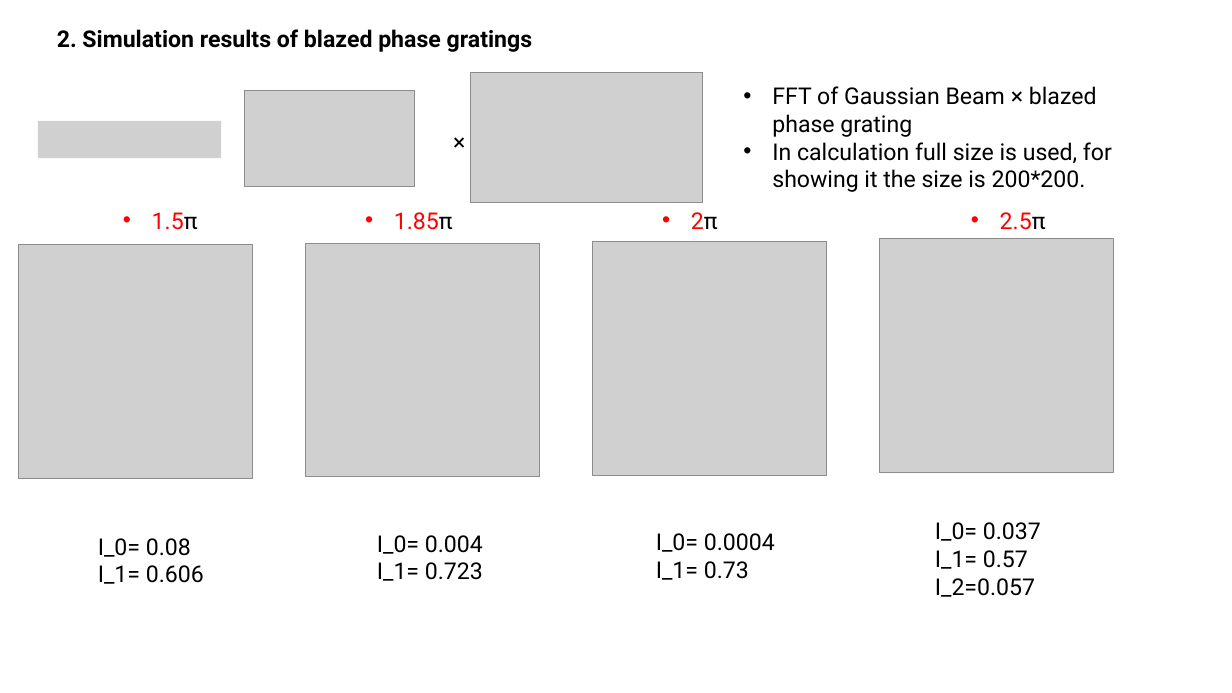
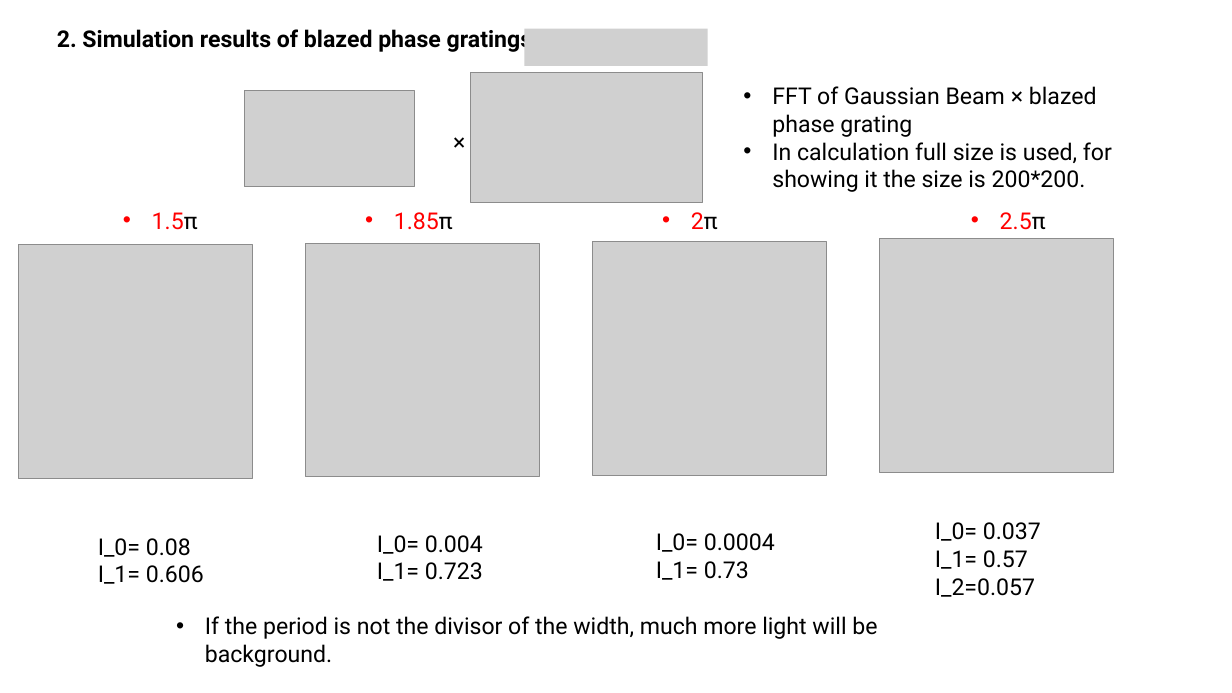
Before and after one commit to SSSSSGGGGGG/Computer-Generate-Hologram, a slide deck: slide 3 of Simulation of phase gratings_not 2pi.pptx. Drawn at 1232x693 pixels with LibreOffice and Linux fonts; fonts in the diff are those of the drawing; grey boxes stand for pictures. Boxes give left, top, right and bottom in pixels: in the first picture for what was removed or moved away, otherwise in the second. Text is boxed around its words. In the diff, an @@ line names an element or a change of style, - is before the commit and + after.

```diff
--- a/Simulation of phase gratings_not 2pi.pptx
+++ b/Simulation of phase gratings_not 2pi.pptx
@@ picture added at (524,29,707,66) @@
@@ picture removed at (38,121,221,158) @@
@@ text added at (205,616,877,639), 18 pt, text #000000 @@
+• If the period is not the divisor of the width, much more light will be background.
```
Also in this commit, not shown: 6 other slides changed, 1 slide added, 5 slides removed, 8 other files.
